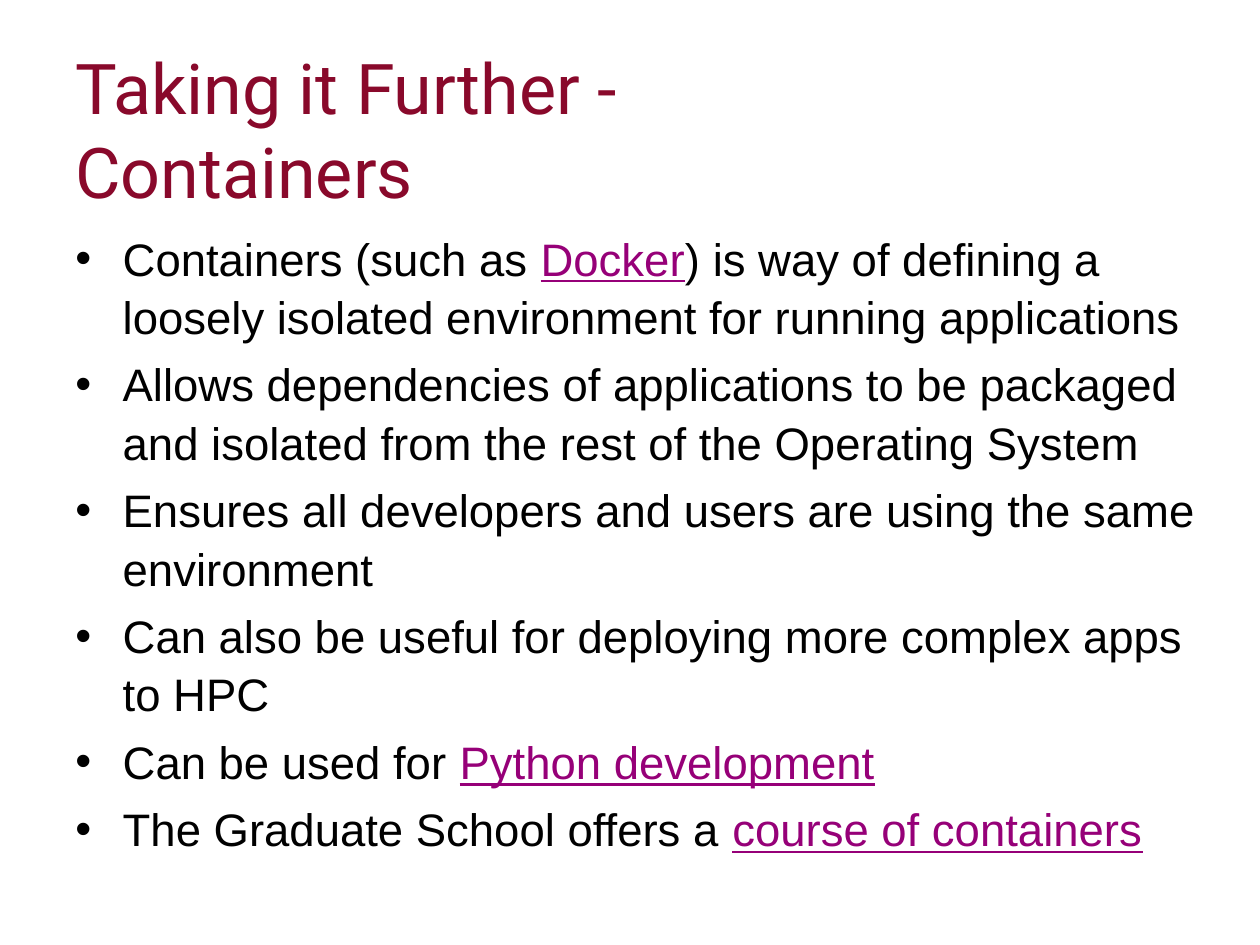
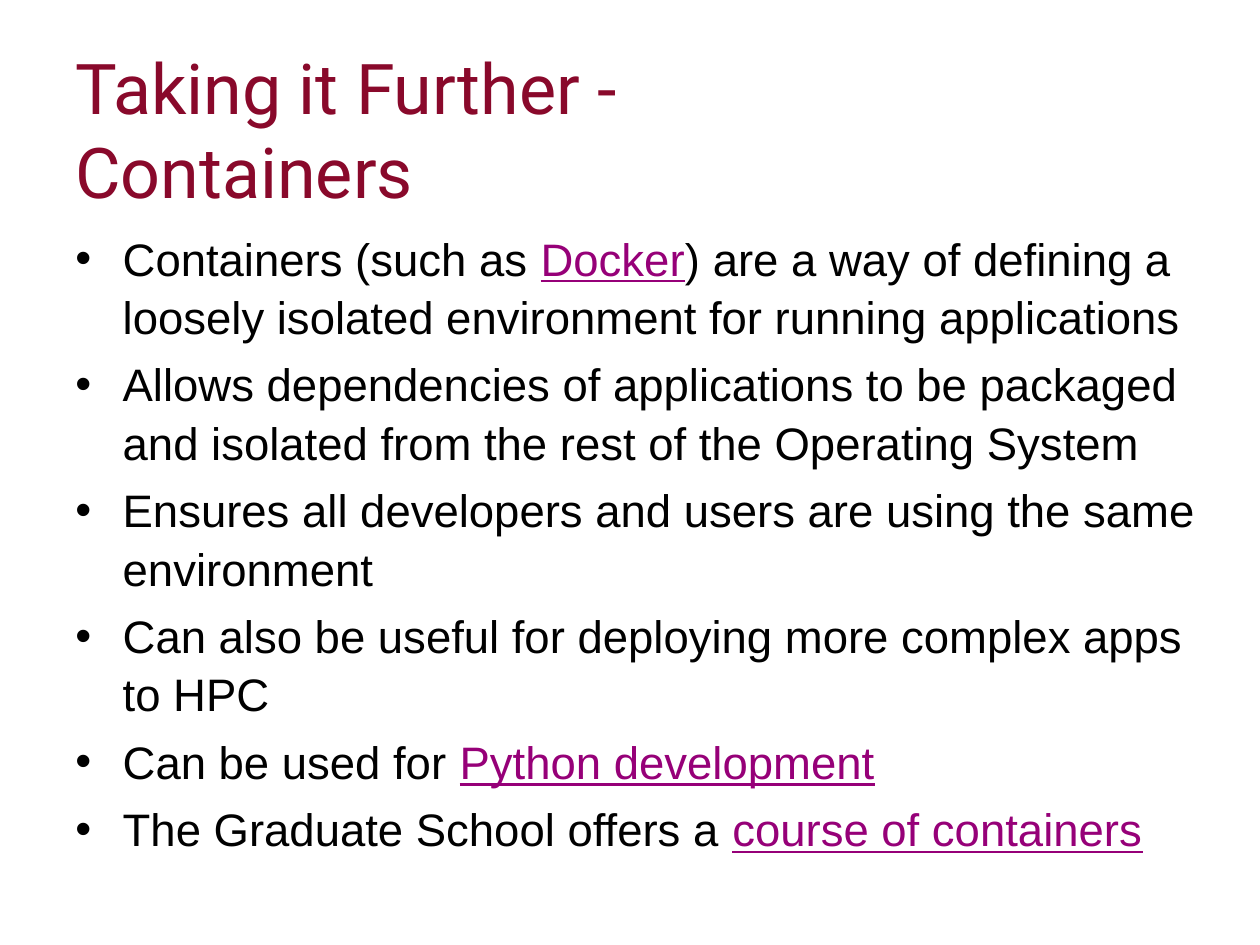
Before and after one commit to ImperialCollegeLondon/RCDS-managing-and-running-python-effectively, a slide deck: slide 37 of Managing and Running Python Effectively.pptx. Drawn at 1260x945 pixels with LibreOffice and Linux fonts; fonts in the diff are those of the drawing; background and template pictures are left out. Boxes give left, top, right and bottom in pixels: in the first picture for what was removed or moved away, otherwise in the second. Text is boxed around its words. In the diff, an @@ line names an element or a change of style, - is before the commit and + after.

```diff
--- a/Managing and Running Python Effectively.pptx
+++ b/Managing and Running Python Effectively.pptx
@@ text at (x1=123, y1=243, x2=1179, y2=343): text changed @@
-• Containers (such as Docker) is way of defining a loosely isolated environment for running applications
+• Containers (such as Docker) are a way of defining a loosely isolated environment for running applications
```
Also in this commit, not shown: 3 other slides changed, 9 other files.
